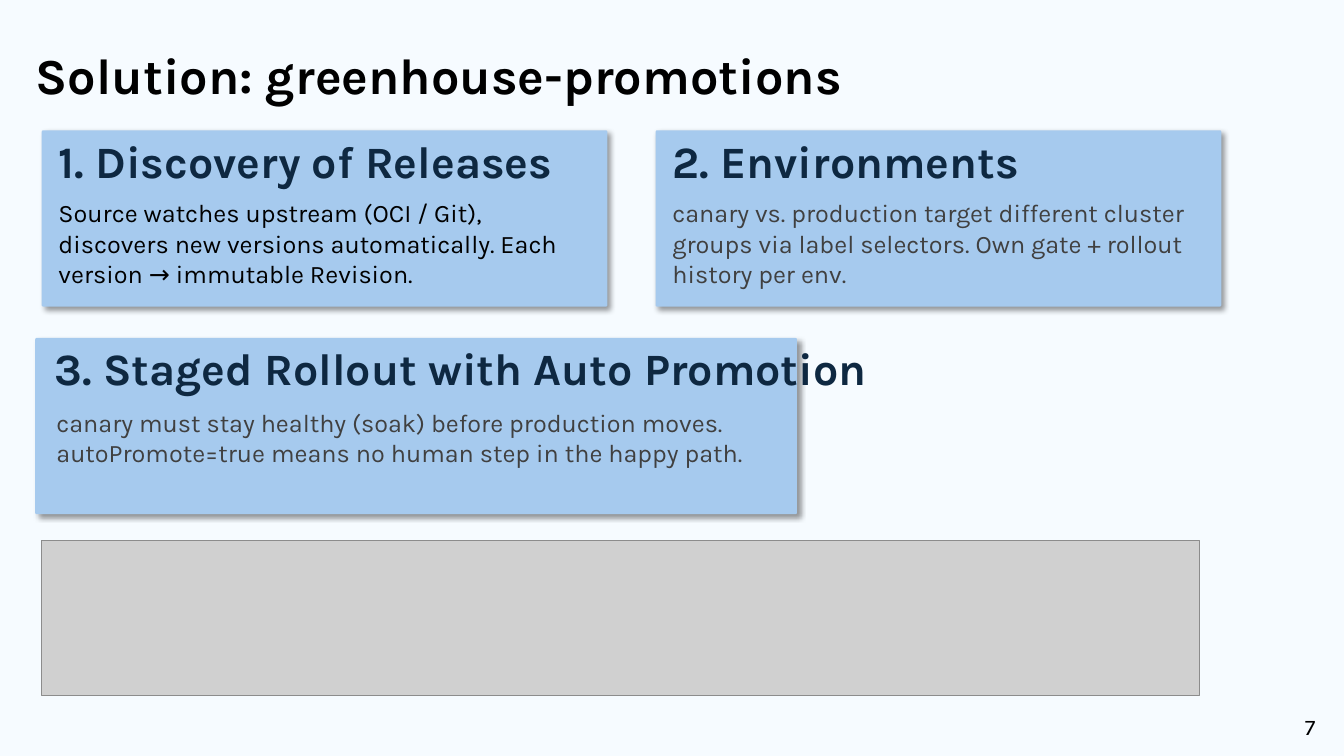
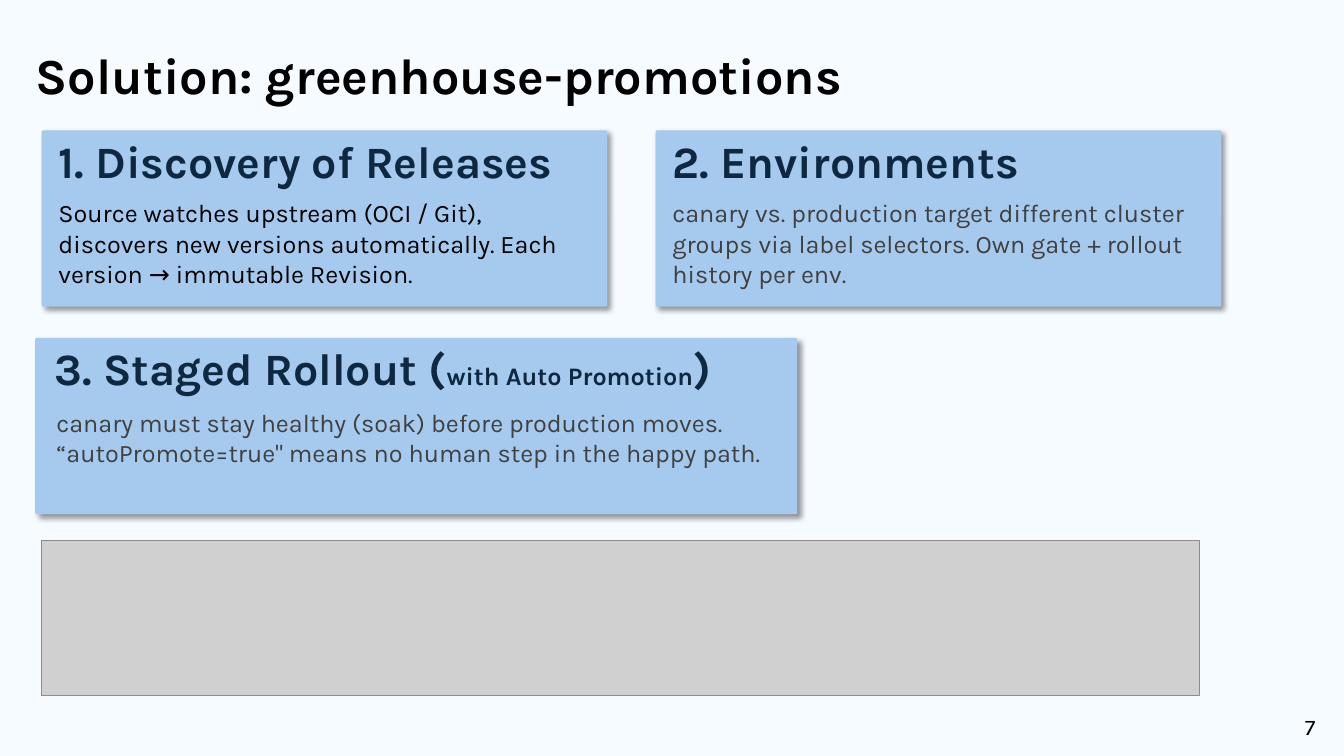
Before and after one commit to cloudoperators/greenhouse-promotions, a slide deck: slide 7 of presentation/presentation-v1.pptx. Drawn at 1344x756 pixels with LibreOffice and Linux fonts; fonts in the diff are those of the drawing; grey boxes stand for pictures; background and template pictures are left out. Boxes give left, top, right and bottom in pixels: in the first picture for what was removed or moved away, otherwise in the second. Text is boxed around its words. In the diff, an @@ line names an element or a change of style, - is before the commit and + after.

```diff
--- a/presentation/presentation-v1.pptx
+++ b/presentation/presentation-v1.pptx
@@ text at bbox=[54, 354, 693, 397]: text changed @@
-3. Staged Rollout with Auto Promotion
+3. Staged Rollout (with Auto Promotion)
@@ text at bbox=[56, 414, 760, 468]: text changed @@
-canary must stay healthy (soak) before production moves. autoPromote=true means no human step in the happy path.
+canary must stay healthy (soak) before production moves. “autoPromote=true" means no human step in the happy path.
```
Also in this commit, not shown: 3 other slides changed.
